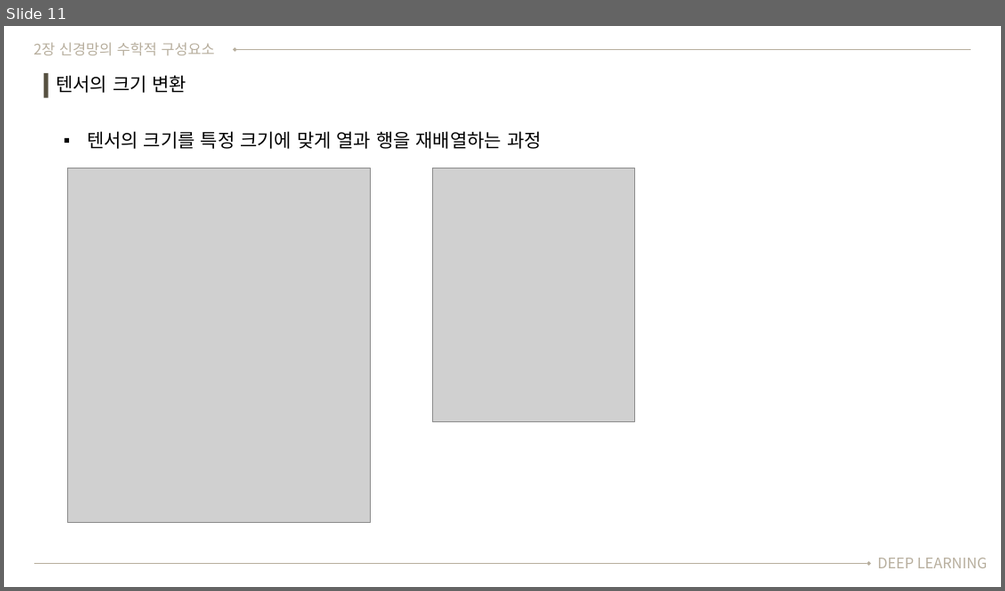
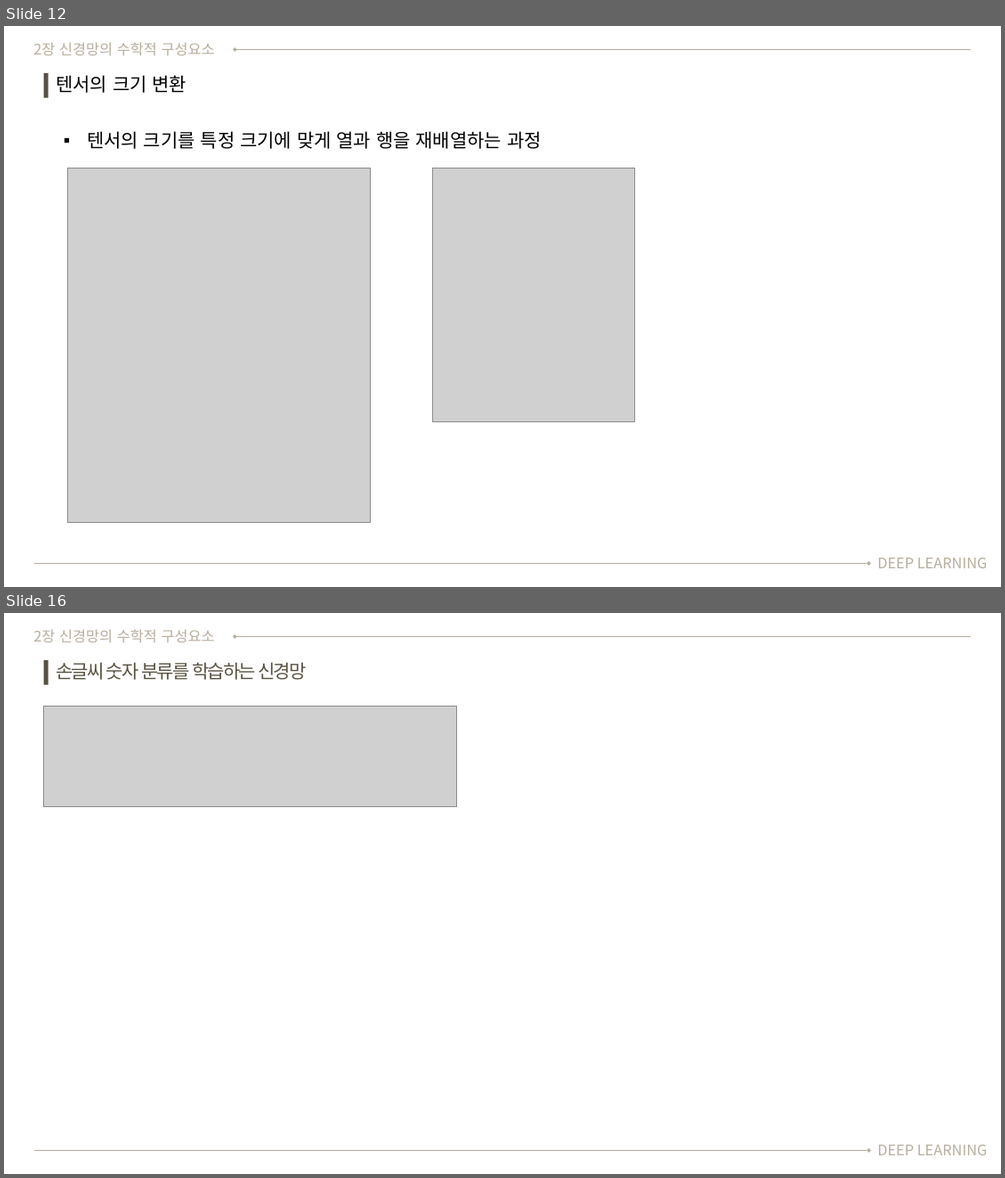
Before and after one commit to SeongGeunLee/DeepLearningStudy, a slide deck: PPT data/1 week/Hyukjin's.pptx. Shown one above the other, each under a label of ours: slide 11 before the commit, slides 12 and 16 after it; the slides between them are not shown. The pictures are 1005x591 and 1005x1178 pixels, drawn with LibreOffice and Linux fonts; fonts in the diff are those of the drawing; grey boxes stand for pictures. Boxes give left, top, right and bottom in pixels: in the first picture for what was removed or moved away, otherwise in the second. Text is boxed around its words. In the diff, an @@ line names an element or a change of style, - is before the commit and + after.

```diff
--- a/PPT data/1 week/Hyukjin's.pptx
+++ b/PPT data/1 week/Hyukjin's.pptx
@@ slide 16 added at [4, 613, 1001, 1174], background #FFFFFF @@
@@ text added at [33, 629, 215, 642], 14 pt, text #B7AE9D @@
+2장 신경망의 수학적 구성요소
@@ arrow added from (971, 637) to (235, 637), #B7AE9D 1.25 pt @@
@@ rectangle added at [44, 660, 48, 685], fill #575141 @@
@@ text added at [56, 662, 306, 680], 18 pt, text #585340 @@
+손글씨 숫자 분류를 학습하는 신경망
@@ picture added at [44, 706, 456, 806] @@
@@ text added at [877, 1144, 987, 1155], 14 pt, text #B7AE9D @@
+DEEP LEARNING
@@ arrow added from (34, 1150) to (869, 1150), #B7AE9D 1.25 pt @@
@@ what was slide 11 is now slide 12 @@
```
Also in this commit, not shown: 6 slides changed, 5 other slides added, 1 slide removed, 1 other file.
